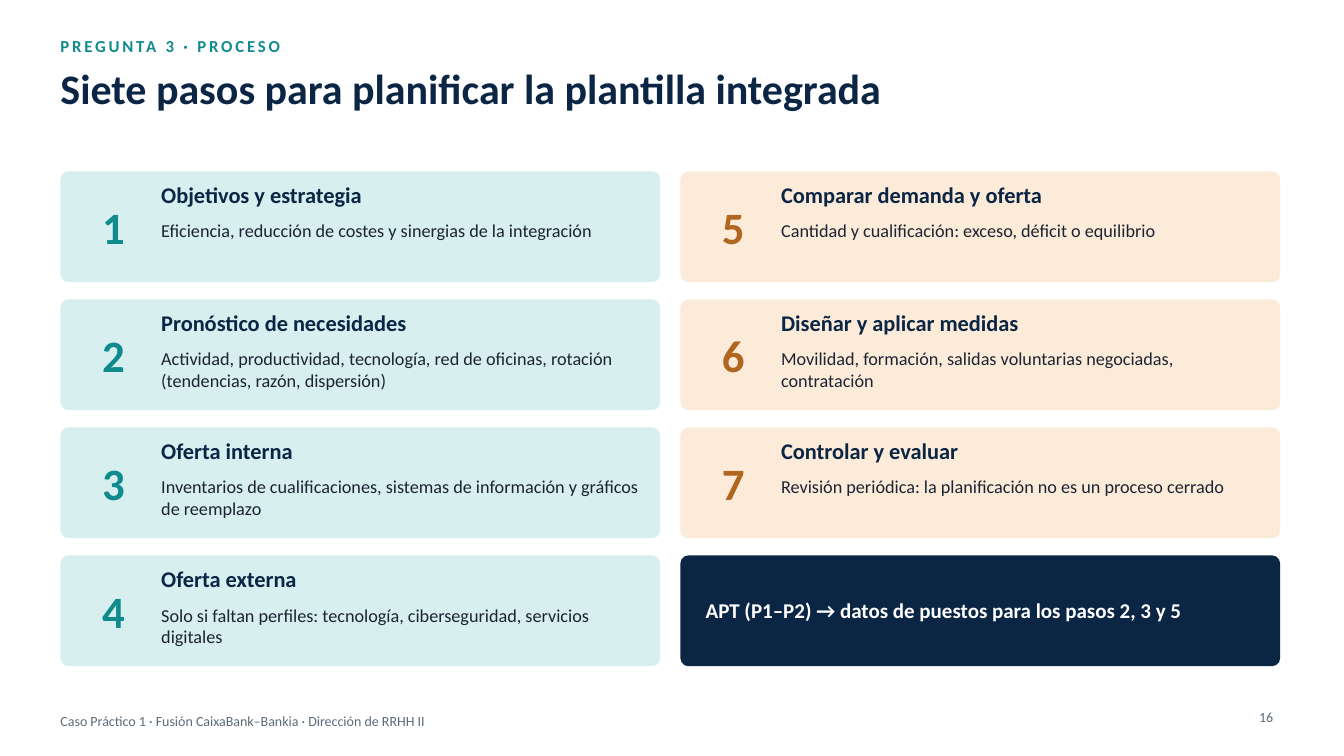
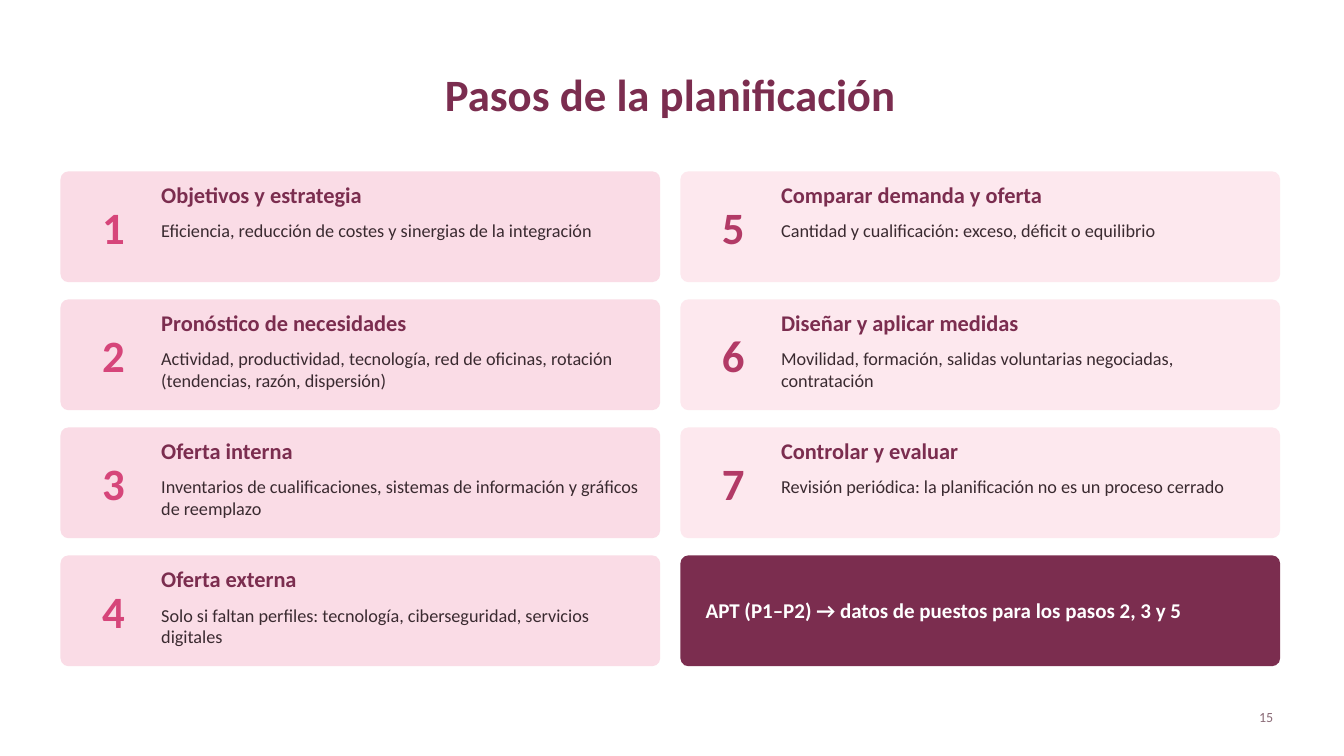
Before and after one commit to germancoortes/Ascensor, a slide deck: slide 15 of caso_caixabank_bankia/Presentacion_Fusion_CaixaBank_Bankia.pptx (slide 16 before the commit). Drawn at 1344x756 pixels with LibreOffice and Linux fonts; fonts in the diff are those of the drawing. Boxes give left, top, right and bottom in pixels: in the first picture for what was removed or moved away, otherwise in the second. Text is boxed around its words. In the diff, an @@ line names an element or a change of style, - is before the commit and + after.

```diff
--- a/caso_caixabank_bankia/Presentacion_Fusion_CaixaBank_Bankia.pptx
+++ b/caso_caixabank_bankia/Presentacion_Fusion_CaixaBank_Bankia.pptx
@@ title "Pasos de la planificación" at [445, 79, 895, 118]: vertical alignment top to middle @@
@@ text removed at [166, 41, 174, 52] @@
-PREGUNTA 3 · PROCESO
@@ title at [445, 79, 895, 118]: text changed; size 30 to 32 pt; text colour #0B2545 to #7B2D4F @@
-Siete pasos para planificar la plantilla integrada
+Pasos de la planificación
@@ fill #FDEBD9 to #FDE8EE in 3 elements at [681, 171, 1280, 282], [681, 299, 1280, 410], [681, 427, 1280, 538] @@
@@ text colour #B0661E to #B23A66 in 3 elements at [722, 215, 745, 245], [722, 341, 745, 373], [722, 471, 745, 500] @@
@@ text colour #0B2545 to #7B2D4F in 7 elements at [161, 187, 362, 207], [161, 315, 406, 331], [161, 443, 293, 459], [161, 571, 297, 587], [781, 187, 1042, 207], [781, 315, 1019, 335], [781, 443, 958, 463] @@
@@ text colour #1B2433 to #3A2A30 in 7 elements at [161, 224, 592, 240], [161, 352, 612, 390], [161, 480, 638, 518], [161, 609, 589, 646], [781, 224, 1155, 240], [781, 352, 1173, 387], [781, 480, 1224, 496] @@
@@ fill #D7EFEF to #FADCE6 in 4 elements at [60, 171, 660, 282], [60, 299, 660, 410], [60, 427, 660, 538], [60, 556, 660, 666] @@
@@ rounded rectangle at [681, 556, 1280, 666]: fill #0B2545 to #7B2D4F @@
@@ text colour #0F8B8D to #D6457A in 4 elements at [102, 215, 125, 244], [102, 342, 125, 372], [102, 470, 125, 501], [102, 599, 125, 628] @@
@@ text removed at [60, 716, 425, 726] @@
-Caso Práctico 1 · Fusión CaixaBank–Bankia · Dirección de RRHH II
@@ page number at [1259, 713, 1273, 722]: text changed; text colour #5C6B7A to #8A6B77 @@
-16
+15
```
Also in this commit, not shown: 20 other slides changed, 1 slide added, 2 slides removed, 6 other files.
